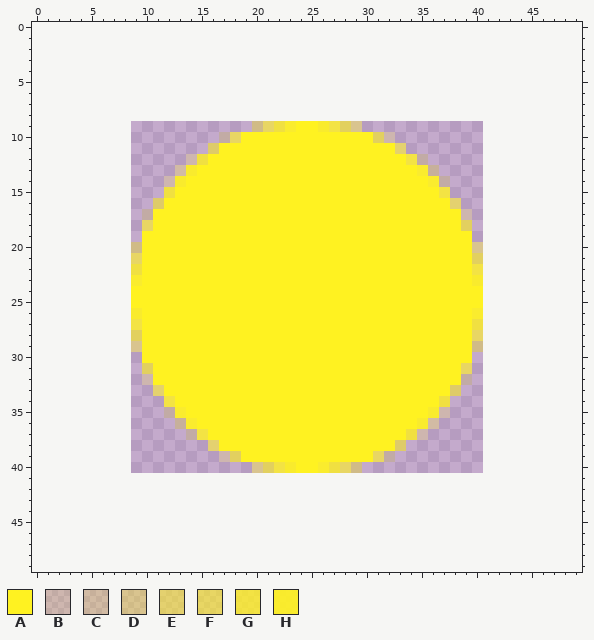
One commit to this pixel-art sprite: assets/sprites/Guard.png. This is how it looked before the edit.
The file is 32x32 pixels. Pixels under 10% opacity are left out. Colours within 5 levels of each other are drawn and written as one. The old version is drawn lined up with the new one, on the new canvas.
Palette (. is transparent): A #fff221  B #fff2212b  C #fff2213b  D #fff2215b  E #fff2218b  F #fff2219b  G #fff221cb  H #fff221eb
Now the later version:
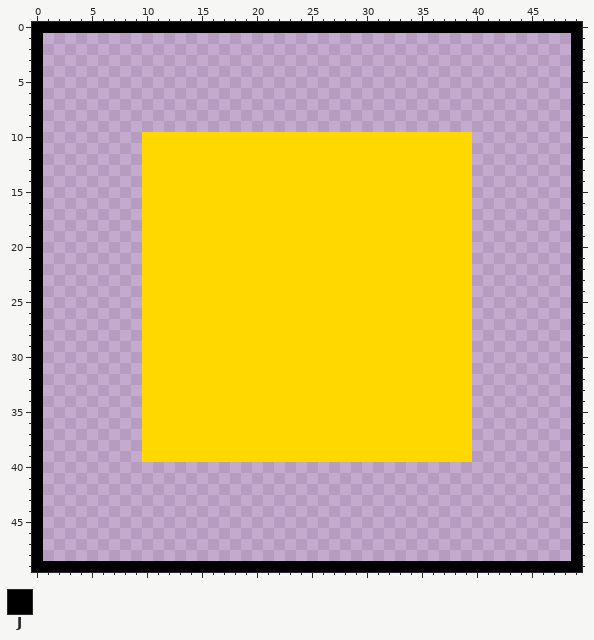
Colours new in this view: J #000000
Changes in this commit:
canvas 32x32 -> 50x50, the old top-left corner now at 9,9
@@ palette @@
-A #fff221
+A #ffd800
@@ x 0..49 @@
- 0 ..................................................
- 1 ..................................................
- 2 ..................................................
- 3 ..................................................
- 4 ..................................................
- 5 ..................................................
- 6 ..................................................
- 7 ..................................................
- 8 ..................................................
- 9 ....................DFGHAAHGFD....................
-10 .................BFAAAAAAAAAAAAFB.................
-11 ................EAAAAAAAAAAAAAAAAE................
-12 ..............BGAAAAAAAAAAAAAAAAAAGB..............
-13 .............CHAAAAAAAAAAAAAAAAAAAAHC.............
-14 ............BHAAAAAAAAAAAAAAAAAAAAAAHB............
-15 ............GAAAAAAAAAAAAAAAAAAAAAAAAG............
-16 ...........EAAAAAAAAAAAAAAAAAAAAAAAAAAE...........
-17 ..........BAAAAAAAAAAAAAAAAAAAAAAAAAAAAB..........
-18 ..........FAAAAAAAAAAAAAAAAAAAAAAAAAAAAF..........
-19 ..........AAAAAAAAAAAAAAAAAAAAAAAAAAAAAA..........
-20 .........DAAAAAAAAAAAAAAAAAAAAAAAAAAAAAAD.........
-21 .........FAAAAAAAAAAAAAAAAAAAAAAAAAAAAAAF.........
-22 .........GAAAAAAAAAAAAAAAAAAAAAAAAAAAAAAG.........
-23 .........HAAAAAAAAAAAAAAAAAAAAAAAAAAAAAAH.........
-24 .........AAAAAAAAAAAAAAAAAAAAAAAAAAAAAAAA.........
-25 .........AAAAAAAAAAAAAAAAAAAAAAAAAAAAAAAA.........
-26 .........HAAAAAAAAAAAAAAAAAAAAAAAAAAAAAAH.........
-27 .........GAAAAAAAAAAAAAAAAAAAAAAAAAAAAAAG.........
-28 .........FAAAAAAAAAAAAAAAAAAAAAAAAAAAAAAF.........
-29 .........DAAAAAAAAAAAAAAAAAAAAAAAAAAAAAAD.........
-30 ..........AAAAAAAAAAAAAAAAAAAAAAAAAAAAAA..........
-31 ..........FAAAAAAAAAAAAAAAAAAAAAAAAAAAAF..........
-32 ..........BAAAAAAAAAAAAAAAAAAAAAAAAAAAAB..........
-33 ...........EAAAAAAAAAAAAAAAAAAAAAAAAAAE...........
-34 ............GAAAAAAAAAAAAAAAAAAAAAAAAG............
-35 ............BHAAAAAAAAAAAAAAAAAAAAAAHB............
-36 .............CHAAAAAAAAAAAAAAAAAAAAHC.............
-37 ..............BGAAAAAAAAAAAAAAAAAAGB..............
-38 ................EAAAAAAAAAAAAAAAAE................
-39 .................BFAAAAAAAAAAAAFB.................
-40 ....................DFGHAAHGFD....................
-41 ..................................................
-42 ..................................................
-43 ..................................................
-44 ..................................................
-45 ..................................................
-46 ..................................................
-47 ..................................................
-48 ..................................................
-49 ..................................................
+ 0 JJJJJJJJJJJJJJJJJJJJJJJJJJJJJJJJJJJJJJJJJJJJJJJJJJ
+ 1 J................................................J
+ 2 J................................................J
+ 3 J................................................J
+ 4 J................................................J
+ 5 J................................................J
+ 6 J................................................J
+ 7 J................................................J
+ 8 J................................................J
+ 9 J................................................J
+10 J.........AAAAAAAAAAAAAAAAAAAAAAAAAAAAAA.........J
+11 J.........AAAAAAAAAAAAAAAAAAAAAAAAAAAAAA.........J
+12 J.........AAAAAAAAAAAAAAAAAAAAAAAAAAAAAA.........J
+13 J.........AAAAAAAAAAAAAAAAAAAAAAAAAAAAAA.........J
+14 J.........AAAAAAAAAAAAAAAAAAAAAAAAAAAAAA.........J
+15 J.........AAAAAAAAAAAAAAAAAAAAAAAAAAAAAA.........J
+16 J.........AAAAAAAAAAAAAAAAAAAAAAAAAAAAAA.........J
+17 J.........AAAAAAAAAAAAAAAAAAAAAAAAAAAAAA.........J
+18 J.........AAAAAAAAAAAAAAAAAAAAAAAAAAAAAA.........J
+19 J.........AAAAAAAAAAAAAAAAAAAAAAAAAAAAAA.........J
+20 J.........AAAAAAAAAAAAAAAAAAAAAAAAAAAAAA.........J
+21 J.........AAAAAAAAAAAAAAAAAAAAAAAAAAAAAA.........J
+22 J.........AAAAAAAAAAAAAAAAAAAAAAAAAAAAAA.........J
+23 J.........AAAAAAAAAAAAAAAAAAAAAAAAAAAAAA.........J
+24 J.........AAAAAAAAAAAAAAAAAAAAAAAAAAAAAA.........J
+25 J.........AAAAAAAAAAAAAAAAAAAAAAAAAAAAAA.........J
+26 J.........AAAAAAAAAAAAAAAAAAAAAAAAAAAAAA.........J
+27 J.........AAAAAAAAAAAAAAAAAAAAAAAAAAAAAA.........J
+28 J.........AAAAAAAAAAAAAAAAAAAAAAAAAAAAAA.........J
+29 J.........AAAAAAAAAAAAAAAAAAAAAAAAAAAAAA.........J
+30 J.........AAAAAAAAAAAAAAAAAAAAAAAAAAAAAA.........J
+31 J.........AAAAAAAAAAAAAAAAAAAAAAAAAAAAAA.........J
+32 J.........AAAAAAAAAAAAAAAAAAAAAAAAAAAAAA.........J
+33 J.........AAAAAAAAAAAAAAAAAAAAAAAAAAAAAA.........J
+34 J.........AAAAAAAAAAAAAAAAAAAAAAAAAAAAAA.........J
+35 J.........AAAAAAAAAAAAAAAAAAAAAAAAAAAAAA.........J
+36 J.........AAAAAAAAAAAAAAAAAAAAAAAAAAAAAA.........J
+37 J.........AAAAAAAAAAAAAAAAAAAAAAAAAAAAAA.........J
+38 J.........AAAAAAAAAAAAAAAAAAAAAAAAAAAAAA.........J
+39 J.........AAAAAAAAAAAAAAAAAAAAAAAAAAAAAA.........J
+40 J................................................J
+41 J................................................J
+42 J................................................J
+43 J................................................J
+44 J................................................J
+45 J................................................J
+46 J................................................J
+47 J................................................J
+48 J................................................J
+49 JJJJJJJJJJJJJJJJJJJJJJJJJJJJJJJJJJJJJJJJJJJJJJJJJJ
